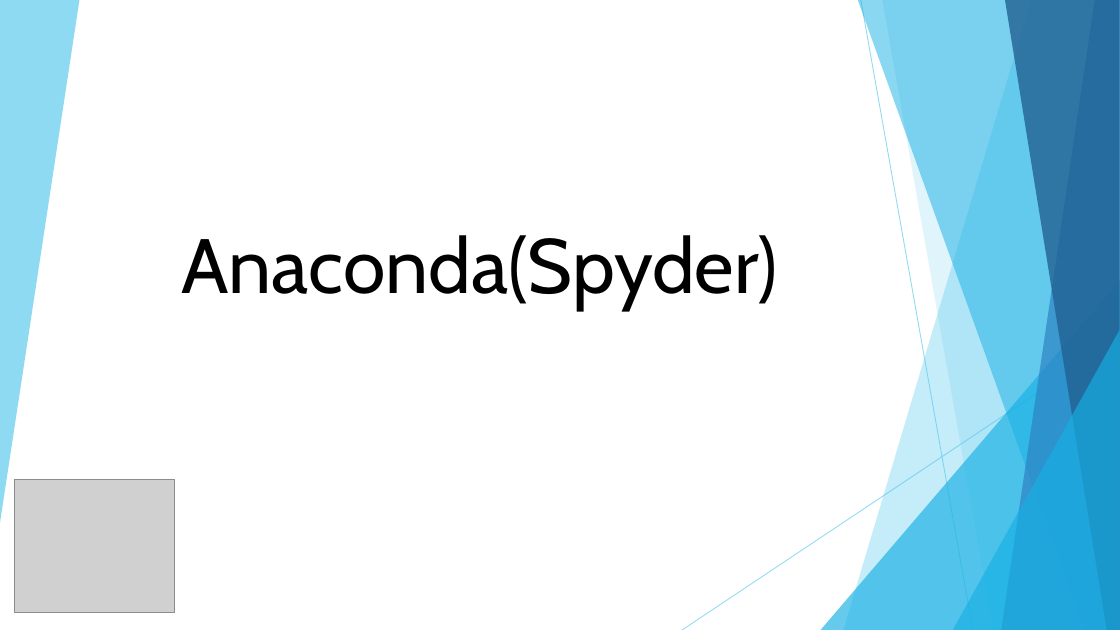
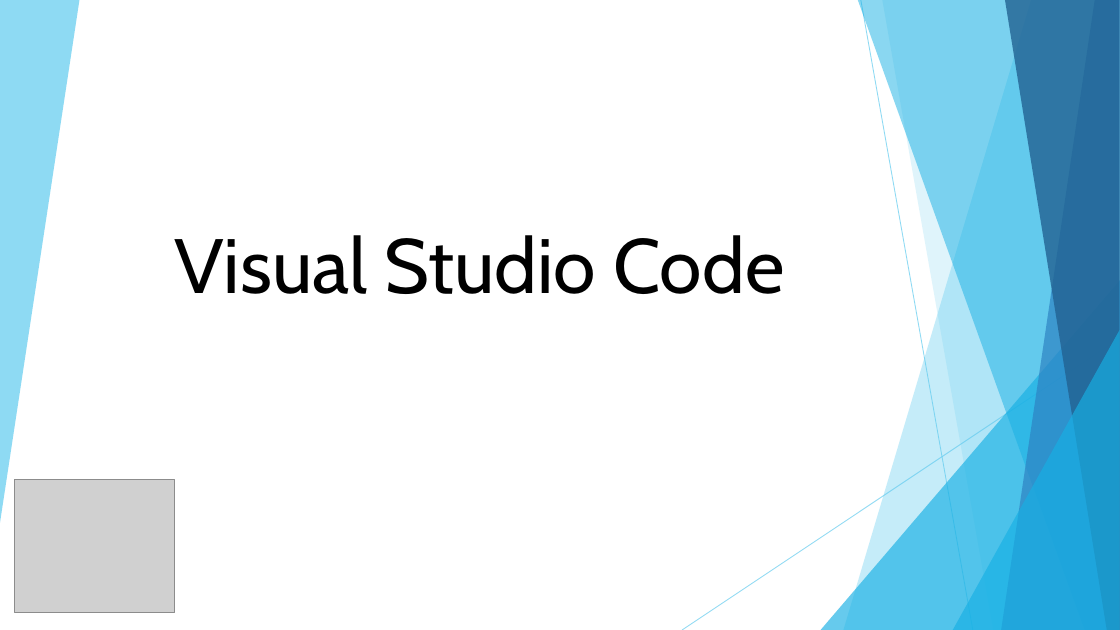
Before and after one commit to DavidChu0424/PythonIntroduction, a slide deck: slide 6 of Python Introduction.pptx. Drawn at 1120x630 pixels with LibreOffice and Linux fonts; fonts in the diff are those of the drawing; grey boxes stand for pictures. Boxes give left, top, right and bottom in pixels: in the first picture for what was removed or moved away, otherwise in the second. Text is boxed around its words. In the diff, an @@ line names an element or a change of style, - is before the commit and + after.

```diff
--- a/Python Introduction.pptx
+++ b/Python Introduction.pptx
@@ title at [174,235,785,294]: text changed @@
-Anaconda(Spyder)
+Visual Studio Code
```
Also in this commit, not shown: 4 other slides changed, 1 slide added, 1 slide removed.
